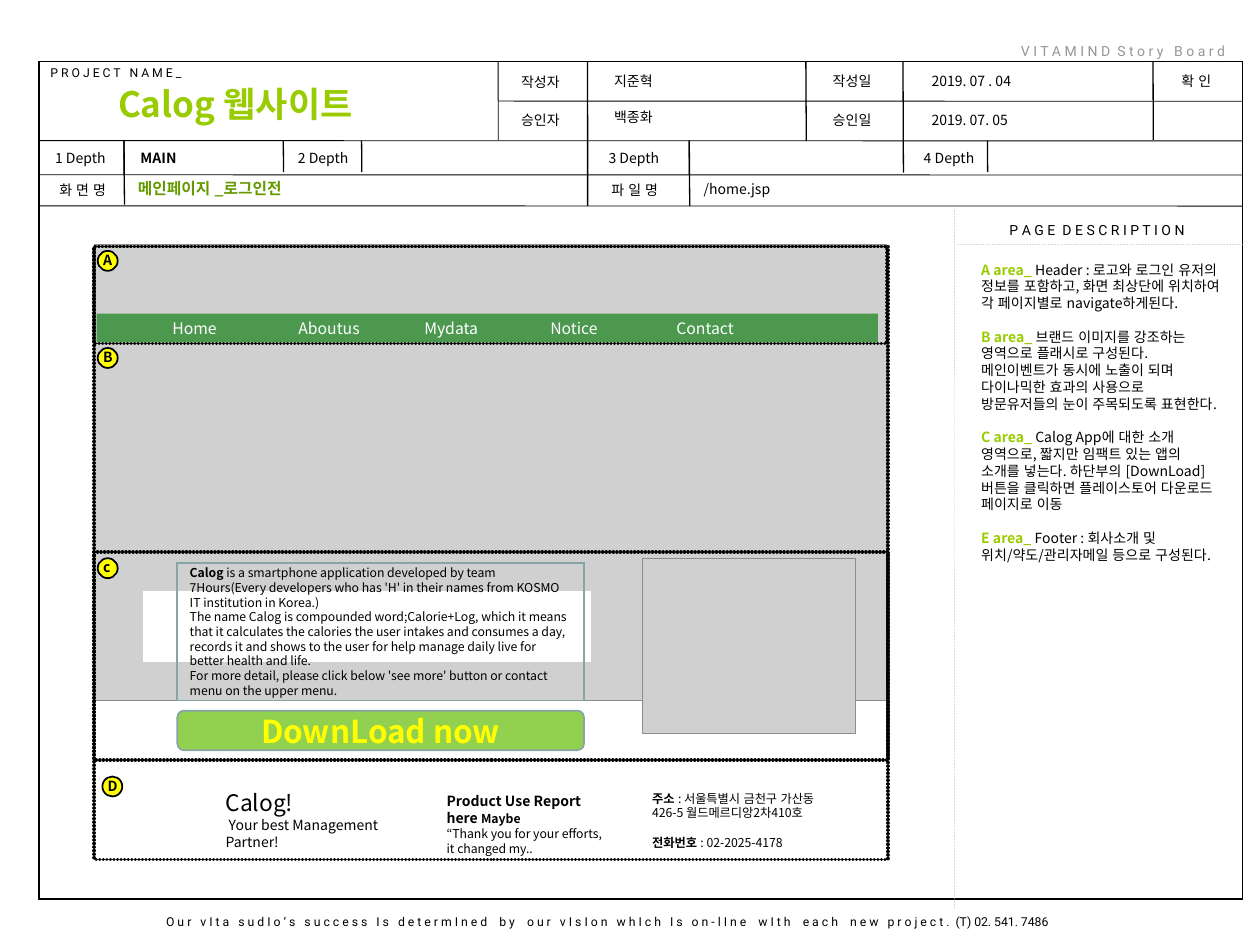
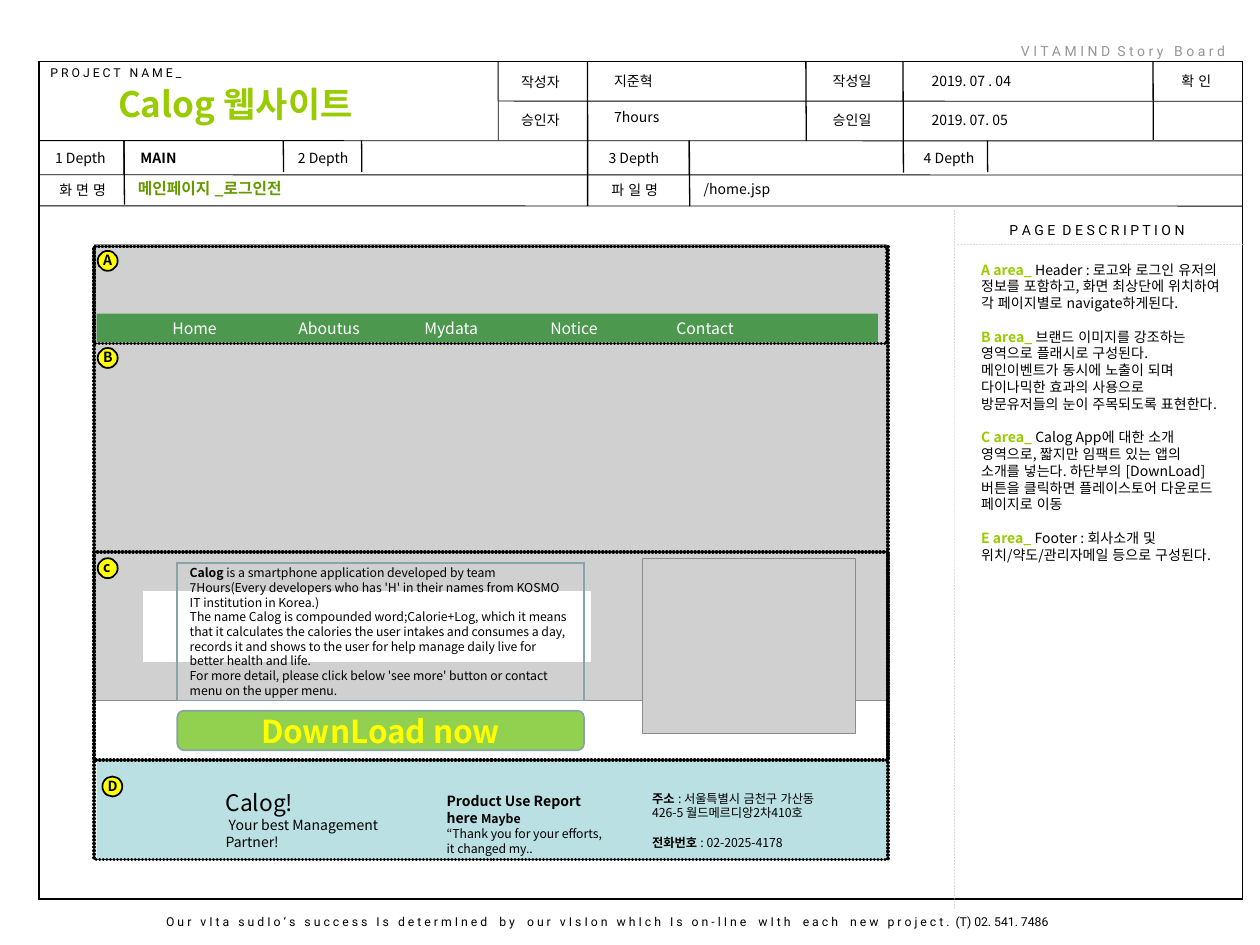
Before and after one commit to johnbaek85/Documents_Calog, a slide deck: slide 4 of PPT/스토리보드 웹페이지 샘플.ppt. Drawn at 1260x945 pixels with LibreOffice and Linux fonts; fonts in the diff are those of the drawing; grey boxes stand for pictures; background and template pictures are left out. Boxes give left, top, right and bottom in pixels: in the first picture for what was removed or moved away, otherwise in the second. Text is boxed around its words. In the diff, an @@ line names an element or a change of style, - is before the commit and + after.

```diff
--- a/PPT/스토리보드 웹페이지 샘플.ppt
+++ b/PPT/스토리보드 웹페이지 샘플.ppt
@@ text at [614,111,659,122]: text changed @@
-백종화
+7hours
@@ rectangle added at [97,760,888,859], fill #BBE0E3 @@
```
Also in this commit, not shown: 3 other slides changed.
